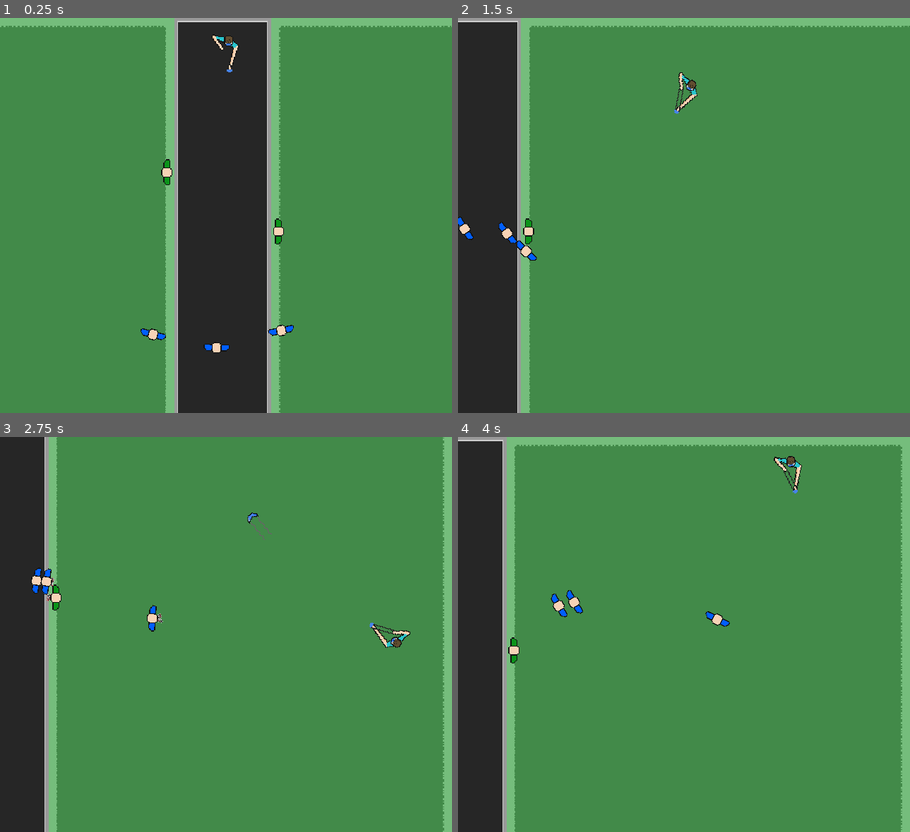
Above: before the commit, frames 1-4 (two rows, left to right).
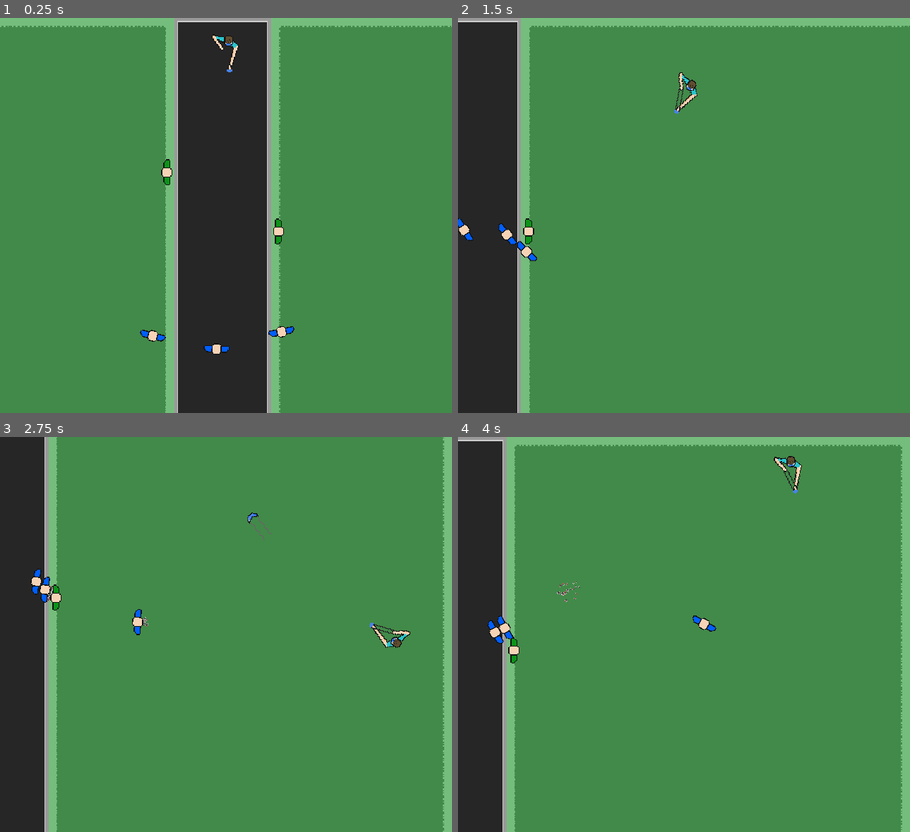
Above: after the commit, the same moments.

Repository: MCluck90/get-masked-open-jam-2020
Game: Godot game, scene res://Levels/Level-00.tscn
Two runs of this game, one before a commit and one after it. Both use one fixed random seed, a clock stepped at 60 frames per second and the inputs below.
Inputs (mouse positions are in pixels of both pictures, inside the frame that each line leads up to):
- Up to frame 1 (0.25 s): no input
- Up to frame 2 (1.5 s): move the mouse to (783, 195) at 0.52 s; hold D (move_right) 0.53-1.28 s; hold Space (shoot) 0.53-1.28 s; move the mouse to (593, 235) at 1.27 s; hold S (move_down) from 1.28 s (still down); tap Space (shoot) at 1.35 s
- Up to frame 3 (2.75 s): move the mouse to (271, 547) at 2.02 s; release S (move_down) at 2.03 s; hold D (move_right) from 2.03 s (still down); hold Space (shoot) from 2.03 s (still down)
- Up to frame 4 (4 s): move the mouse to (661, 713) at 2.77 s; release D (move_right) at 2.78 s; release Space (shoot) at 2.78 s; hold W (move_up) 2.78-3.53 s; tap Space (shoot) at 2.85 s; move the mouse to (819, 693) at 3.52 s; hold A (move_left) from 3.53 s (still down); hold Space (shoot) from 3.53 s (still down)

The runs differ from the first frame. In frame 1, 0.2% of the frame differs, in the area x 30-66%, y 77-85%; in frame 2, less than 0.1%; in frame 3, 0.4%; in frame 4, 0.7%, in the area x 6-61%, y 36-53%.

Commit message:
Slow down chasers when they run in to something

Diff:
--- a/game/Covidiot/Chaser/Chaser.gd
+++ b/game/Covidiot/Chaser/Chaser.gd
@@ -1,8 +1,12 @@
 extends "res://Covidiot/Covidiot.gd"
+
+const ACCELERATION = 40
+const FRICTION = 0.1
 
 var player: KinematicBody2D = null
 var is_looking_for_player = false
 var is_chasing = false
+var speed = 0
 
 export(float) var run_speed = 100
 
@@ -19,7 +23,6 @@
 		find_player()
 		return
 
-
 	if is_looking_for_player:
 		var angle = get_angle_to(player.position)
 		rotation += angle
@@ -33,8 +36,15 @@
 		return
 
 	if is_chasing:
-		var velocity = Vector2.RIGHT.rotated(rotation) * run_speed
-		var _x = move_and_slide(velocity)
+		chase_player()
+
+func chase_player():
+	speed += ACCELERATION
+	speed = clamp(speed, 0, run_speed)
+	var velocity = Vector2.RIGHT.rotated(rotation) * speed
+	var new_velocity = move_and_slide(velocity)
+	if new_velocity != velocity:
+		speed = 0
 
 func find_player():
 	player = find_node_by_name(get_tree().get_root(), "Player")
--- a/game/Covidiot/Chaser/Chaser.tscn
+++ b/game/Covidiot/Chaser/Chaser.tscn
@@ -27,6 +27,7 @@
 [node name="Chaser" instance=ExtResource( 1 )]
 script = ExtResource( 2 )
 cough_timeout = 1.0
+run_speed = 100.0
 
 [node name="Sprite" parent="." index="3"]
 material = SubResource( 7 )
